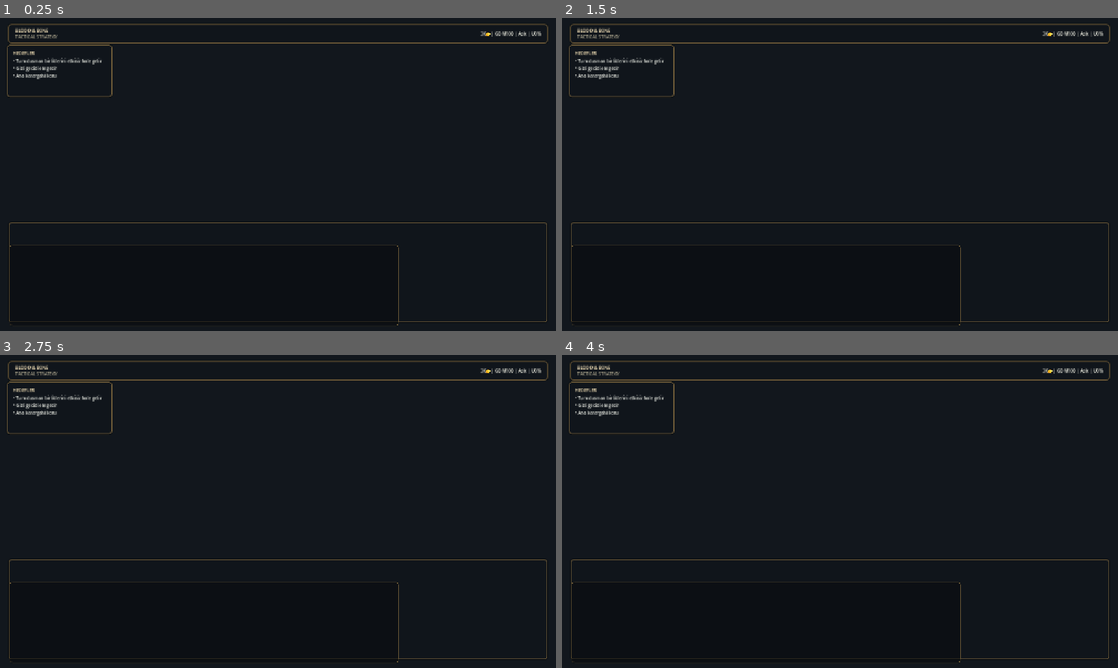
Above: before the commit, frames 1-4 (two rows, left to right).
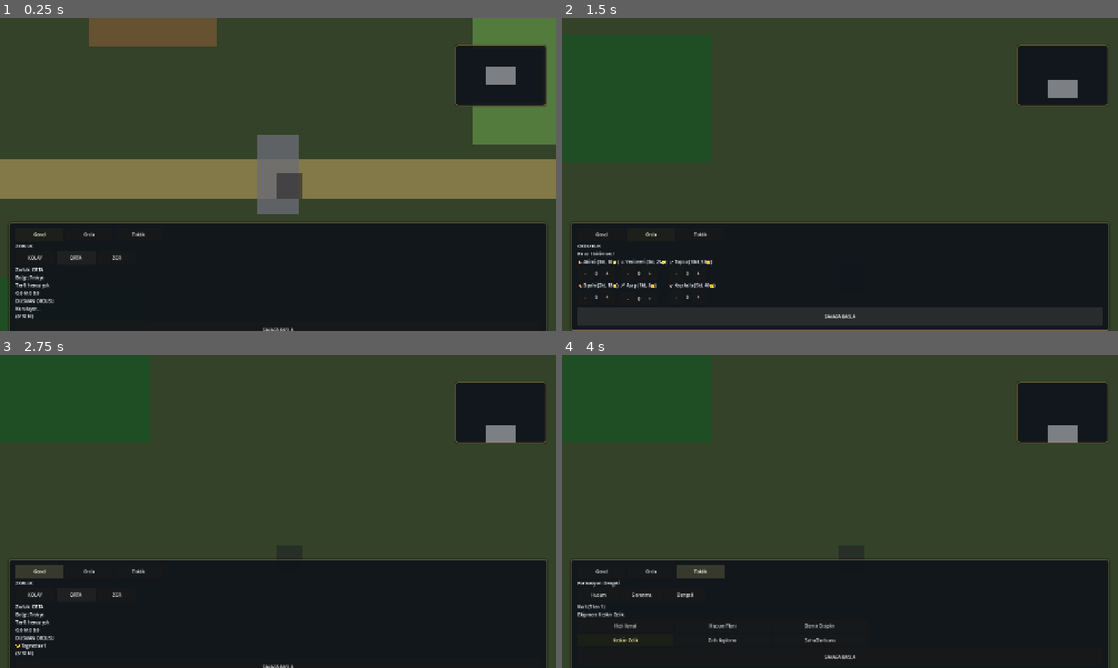
Above: after the commit, the same moments.

Repository: mucahitcan71-stack/bloodandbone
Game: Godot game, scene res://scenes/Main.tscn
Two runs of this game, one before a commit and one after it. Both use one fixed random seed, a clock stepped at 60 frames per second and the inputs below.
Inputs (mouse positions are in pixels of both pictures, inside the frame that each line leads up to):
- Up to frame 1 (0.25 s): no input
- Up to frame 2 (1.5 s): click (840, 330) at 0.5 s, where only the run after the commit has a clickable "SAVASA BASLA"; click (840, 315) at 1.25 s, where only the run after the commit has a clickable "SAVASA BASLA"
- Up to frame 3 (2.75 s): click (38, 570) at 2 s, where only the run after the commit has a clickable "Genel"
- Up to frame 4 (4 s): click (650, 570) at 2.75 s, where only the run after the commit has a clickable "Ordu"; click (701, 570) at 3.5 s, where only the run after the commit has a clickable "Taktik"

The runs differ from the first frame. In frame 1, 64% of the frame differs, in the area x 0-100%, y 0-100%; in frame 2, 70%; in frame 3, 64%; in frame 4, 64%.
Error before the commit: Parse Error: Identifier "Constants" not declared in the current scope. (res://scripts/systems/combat_loop_system.gd:100)

Commit message:
fix: preload Constants in combat loop system
Co-authored-by: Cursor <cursoragent@cursor.com>

Diff:
--- a/scripts/systems/combat_loop_system.gd
+++ b/scripts/systems/combat_loop_system.gd
@@ -1,5 +1,7 @@
 extends RefCounted
 class_name CombatLoopSystem
+
+const Constants = preload("res://scripts/constants.gd")
 
 var _host: Node2D = null
 
